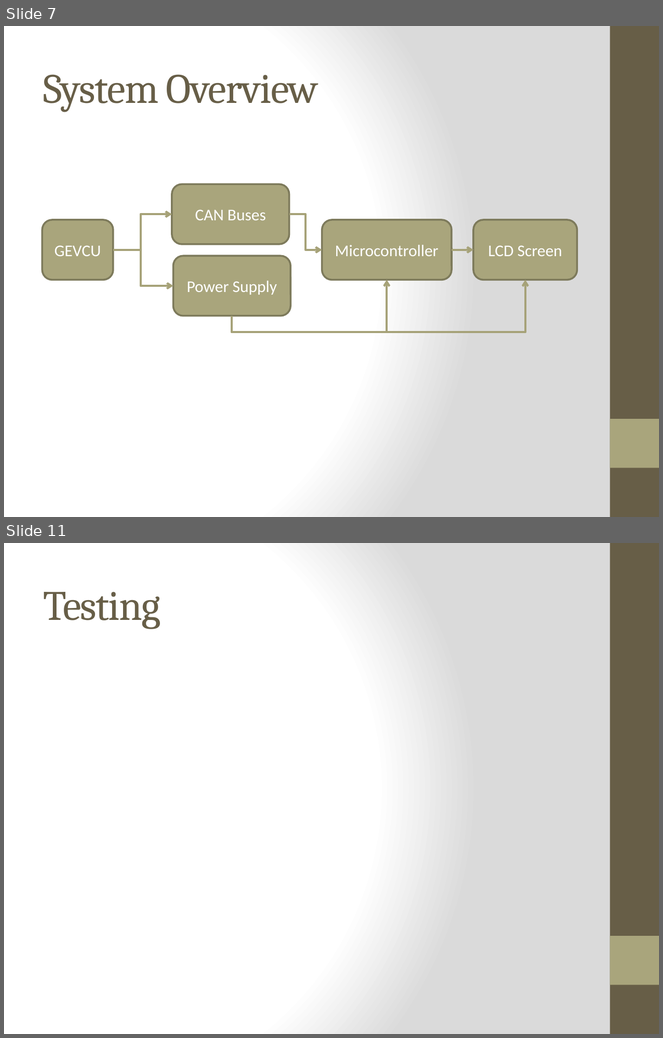
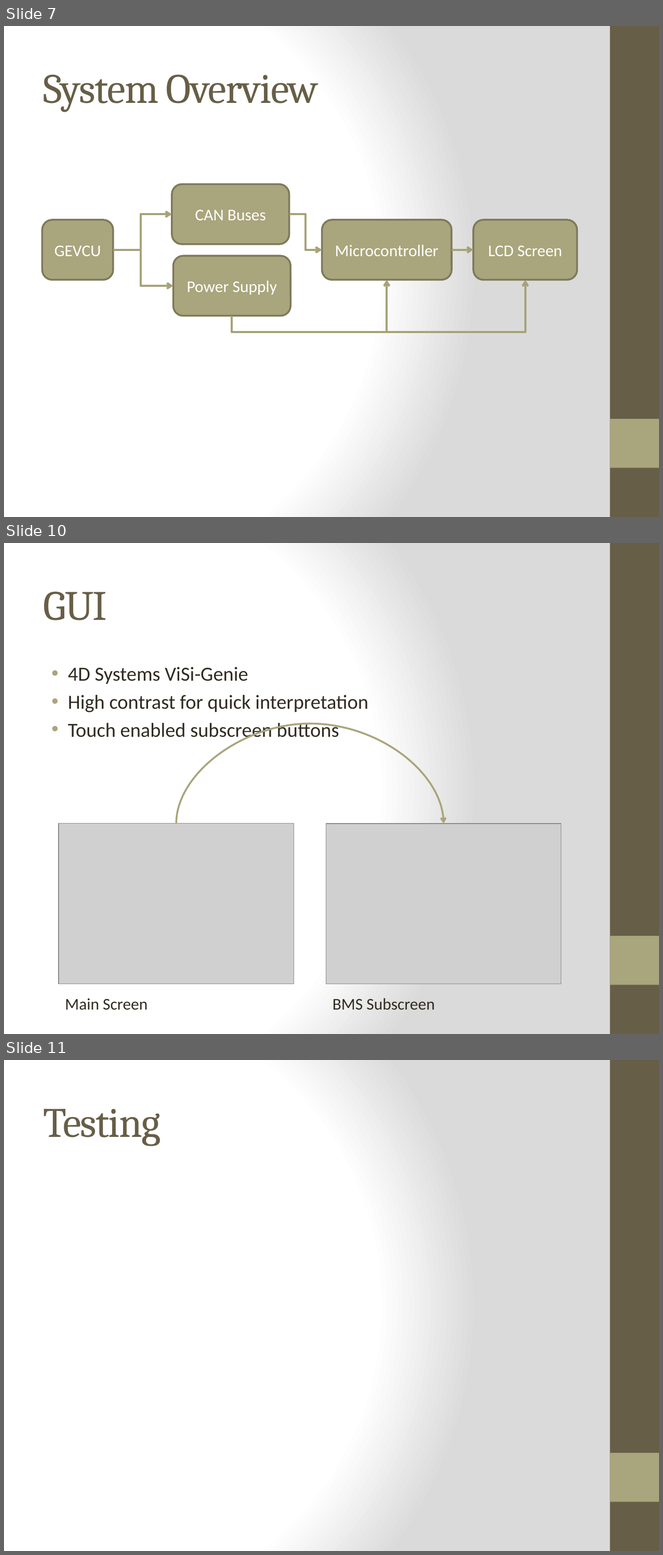
Before and after one commit to noahterickson/DigitalDash, a slide deck: Documentation/Capstone Documents/Presentation/finalPresentation.pptx. Shown one above the other, each under a label of ours: slides 7 and 11 before the commit, slides 7, 10 and 11 after it; the slides between them are not shown. The pictures are 663x1038 and 663x1555 pixels, drawn with LibreOffice and Linux fonts; fonts in the diff are those of the drawing; grey boxes stand for pictures. Boxes give left, top, right and bottom in pixels: in the first picture for what was removed or moved away, otherwise in the second. Text is boxed around its words. In the diff, an @@ line names an element or a change of style, - is before the commit and + after.

```diff
--- a/Documentation/Capstone Documents/Presentation/finalPresentation.pptx
+++ b/Documentation/Capstone Documents/Presentation/finalPresentation.pptx
@@ slide 10 added at (x1=4, y1=543, x2=659, y2=1034), background gradient #FFFFFF to #DADADA; not listed: 2 template elements that a slide beside it also shows @@
@@ title added at (x1=44, y1=591, x2=107, y2=620), 46 pt, text #675E47 @@
+GUI
@@ text added at (x1=68, y1=667, x2=369, y2=742), 22 pt, text #2F2B20 @@
+• 4D Systems ViSi-Genie
+• High contrast for quick interpretation
+• Touch enabled subscreen buttons
@@ curved arrow added from (176, 823) to (443, 823), #A9A57C 2 pt @@
@@ picture added at (x1=59, y1=823, x2=294, y2=984) @@
@@ picture added at (x1=326, y1=823, x2=561, y2=984) @@
@@ text added at (x1=65, y1=999, x2=148, y2=1010), 18 pt, text #2F2B20 @@
+Main Screen
@@ text added at (x1=333, y1=999, x2=435, y2=1010), 18 pt, text #2F2B20 @@
+BMS Subscreen
```
Also in this commit, not shown: 4 slides changed, 5 other slides added, 2 slides removed.
